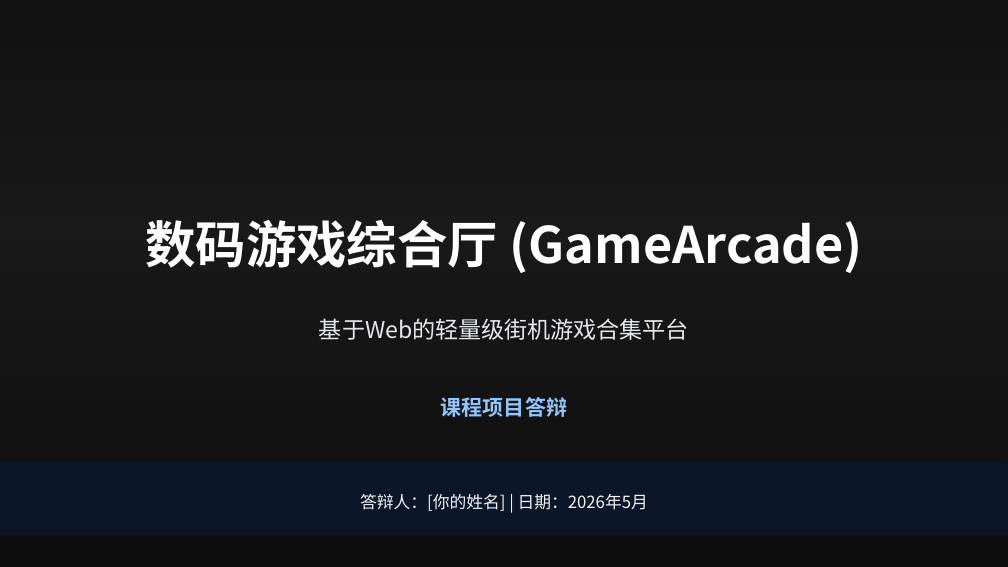
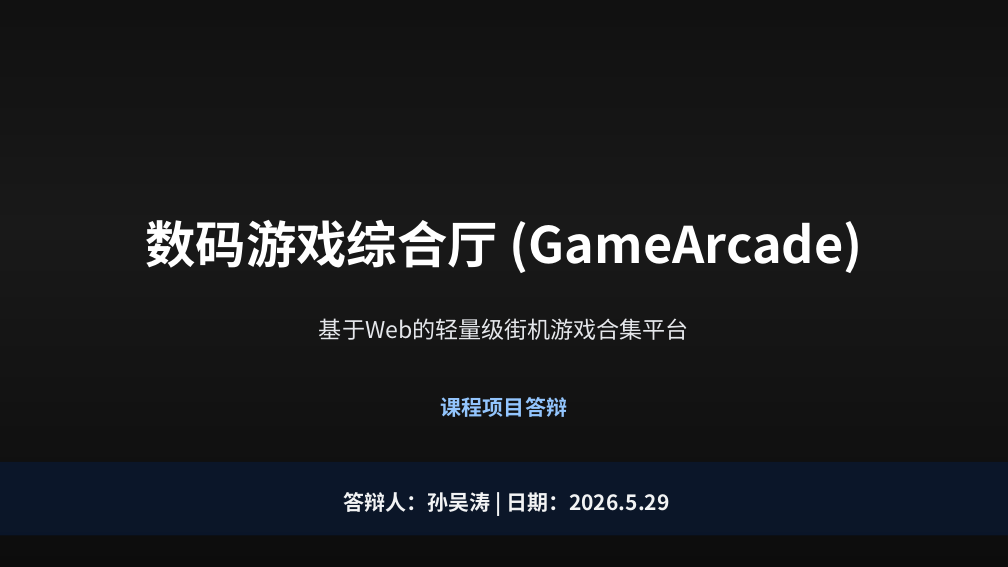
Before and after one commit to Rill-Sunny/Mini-Game, a slide deck: slide 1 of 项目答辩.pptx. Drawn at 1008x567 pixels with LibreOffice and Linux fonts; fonts in the diff are those of the drawing; background and template pictures are left out; a plain dark background stands for a picture behind light text. Boxes give left, top, right and bottom in pixels: in the first picture for what was removed or moved away, otherwise in the second. Text is boxed around its words. In the diff, an @@ line names an element or a change of style, - is before the commit and + after.

```diff
--- a/项目答辩.pptx
+++ b/项目答辩.pptx
@@ text at (343,492,670,512): text changed; size 16 to 20 pt; bold on @@
-答辩人：[你的姓名] | 日期：2026年5月
+答辩人：孙吴涛 | 日期：2026.5.29
```
Also in this commit, not shown: 19 other slides changed.
